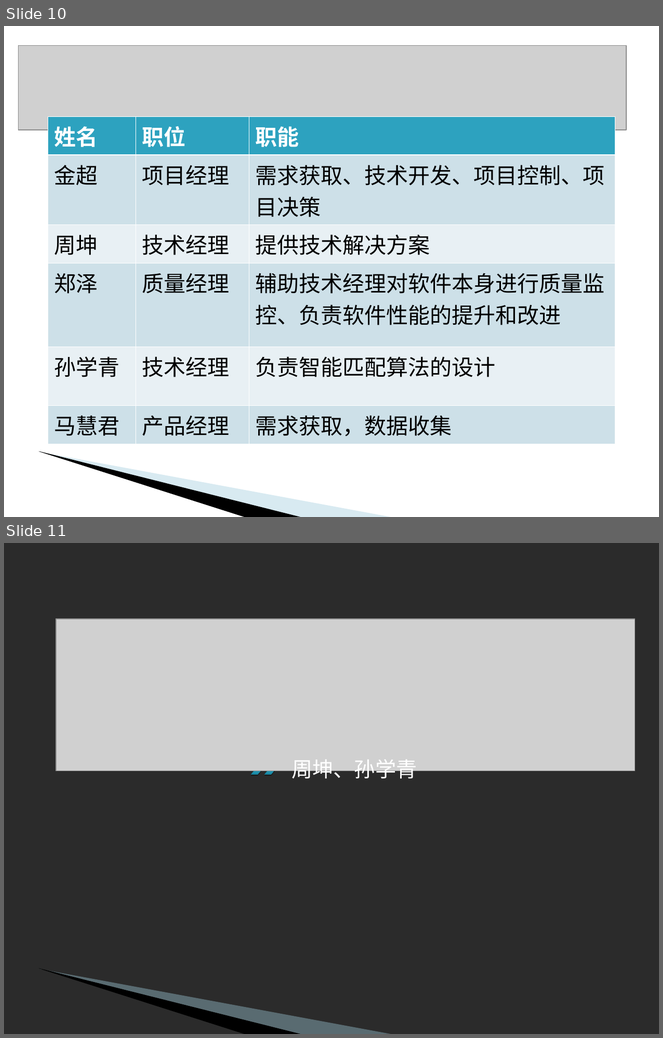
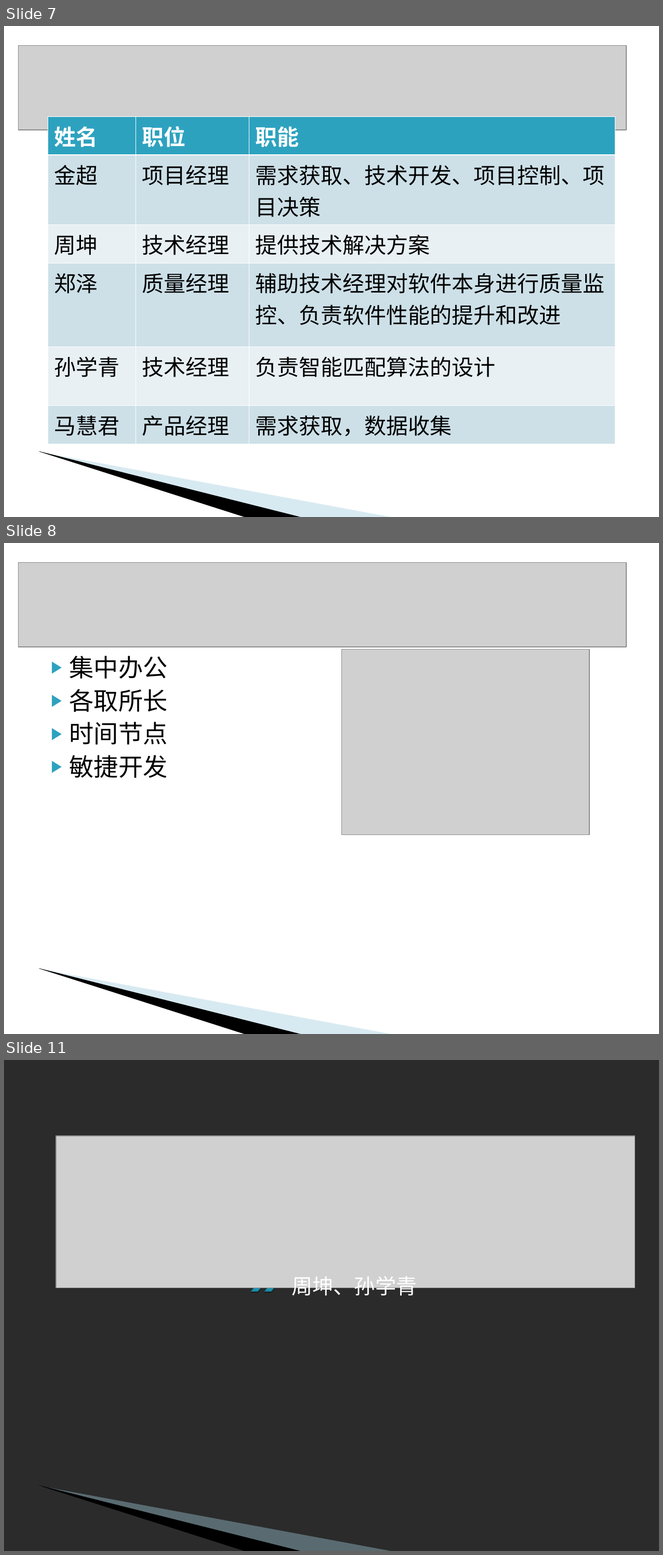
Before and after one commit to xy77510/dsafd, a slide deck: 10决赛答辩/答辩PPT.ppt. Shown one above the other, each under a label of ours: slides 10 and 11 before the commit, slides 7, 8 and 11 after it; the slides between them are not shown. The pictures are 663x1038 and 663x1555 pixels, drawn with LibreOffice and Linux fonts; fonts in the diff are those of the drawing; grey boxes stand for pictures; background and template pictures are left out; a plain dark background stands for a picture behind light text. Boxes give left, top, right and bottom in pixels: in the first picture for what was removed or moved away, otherwise in the second. Text is boxed around its words. In the diff, an @@ line names an element or a change of style, - is before the commit and + after.

```diff
--- a/10决赛答辩/答辩PPT.ppt
+++ b/10决赛答辩/答辩PPT.ppt
@@ slide 8 added at [4,543,659,1034], background #FFFFFF; not listed: 2 template elements that a slide beside it also shows @@
@@ picture added at [19,563,626,647] @@
@@ picture added at [342,649,590,835] @@
@@ text added at [70,656,168,778], 27 pt, text #000000 @@
+▶ 集中办公
+▶ 各取所长
+▶ 时间节点
+▶ 敏捷开发
@@ what was slide 10 is now slide 7 @@
```
Also in this commit, not shown: 5 other slides added, 6 slides removed, 1 other file.
